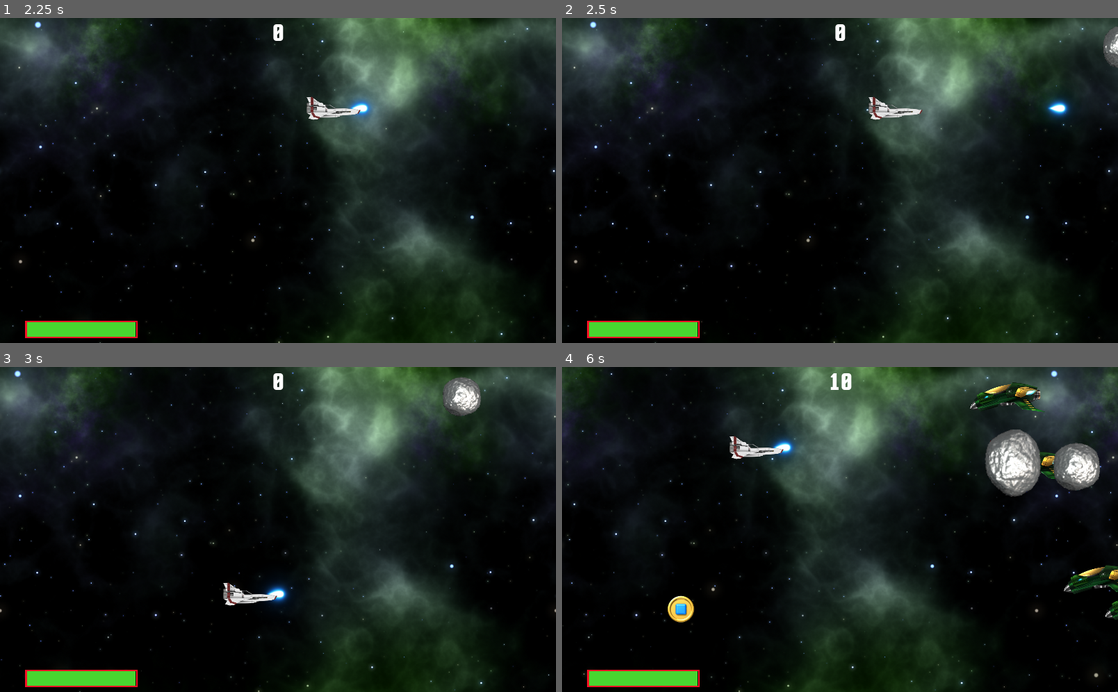
Above: before the commit, frames 1-4 (two rows, left to right).
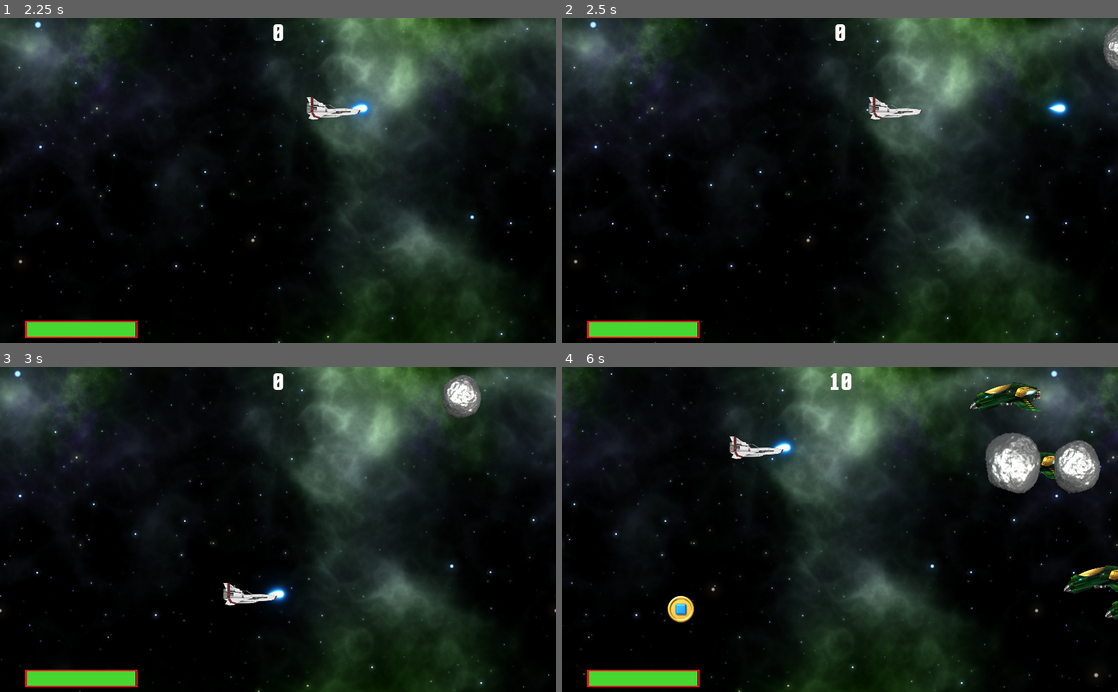
Above: after the commit, the same moments.

Repository: andreaszdw/test-godot
Game: Godot game, scene res://Main.tscn
Same seed, same stepped clock (60 frames per second), same inputs: the game is played once before the commit and once after it.
Inputs (mouse positions are in pixels of both pictures, inside the frame that each line leads up to):
- Up to frame 1 (2.25 s): move the mouse to (400, 164) at 0.52 s; click (400, 164) at 0.67 s; move the mouse to (166, 196) at 1.27 s; click (166, 196) at 1.42 s; move the mouse to (333, 109) at 2.02 s; click (333, 109) at 2.17 s
- Up to frame 2 (2.5 s): no input
- Up to frame 3 (3 s): move the mouse to (250, 594) at 2.77 s; click (250, 594) at 2.92 s
- Up to frame 4 (6 s): move the mouse to (1006, 578) at 3.52 s; click (1006, 578) at 3.67 s; move the mouse to (673, 480) at 4.27 s; click (673, 480) at 4.42 s; move the mouse to (867, 529) at 5.02 s; click (867, 529) at 5.17 s; move the mouse to (756, 448) at 5.77 s; click (756, 448) at 5.92 s

Frame 1 is identical in both runs. In frame 2, 0.1% of the frame differs, in the area x 97-100%, y 2-17%; in frame 3, 0.4%; in frame 4, 1.4%, in the area x 76-97%, y 19-40%.

Commit message:
confused

Diff:
--- a/sidefighter/Asteroid.tscn
+++ b/sidefighter/Asteroid.tscn
@@ -169,7 +169,7 @@
 
 [node name="AnimatedSprite" type="AnimatedSprite" parent="."]
 frames = SubResource( 31 )
-frame = 4
+frame = 16
 playing = true
 
 [node name="CollisionShape2D" type="CollisionShape2D" parent="."]
--- a/sidefighter/bullets/Bullet1.gd
+++ b/sidefighter/bullets/Bullet1.gd
@@ -1,8 +1,12 @@
 extends Area2D
 
+var player
 var energy = 50
 var speed = 1000
 var direction = Vector2(1, 0)
+
+func setPlayer(p):
+	player = p
 
 func _physics_process(delta):
 	position += direction * speed * delta
@@ -13,3 +17,9 @@
 
 func _on_VisibilityNotifier2D_screen_exited():
 	queue_free()
+
+
+func _on_Bullet1_area_entered(area):
+	if area == player:
+		print("r")
+		return
--- a/sidefighter/bullets/Bullet1.tscn
+++ b/sidefighter/bullets/Bullet1.tscn
@@ -25,5 +25,6 @@
 
 [node name="VisibilityNotifier2D" type="VisibilityNotifier2D" parent="."]
 
+[connection signal="area_entered" from="." to="." method="_on_Bullet1_area_entered"]
 [connection signal="body_entered" from="." to="." method="_on_Bullet1_body_entered"]
 [connection signal="screen_exited" from="VisibilityNotifier2D" to="." method="_on_VisibilityNotifier2D_screen_exited"]
--- a/sidefighter/enemy1.gd
+++ b/sidefighter/enemy1.gd
@@ -1,6 +1,6 @@
 extends Area2D
 
-var energy = 50
+var energy = 100
 var speed = 100
 var direction = Vector2(-1, 0)
 
@@ -10,9 +10,5 @@
 func _on_VisibilityNotifier2D_screen_exited():
 	queue_free()
 
-func hitted(h, type):
-	print("I'm hitted")
-
-
 func _on_enemy1_area_entered(area):
-	print("enemy ", area.energy)
+	energy -= area.energy
